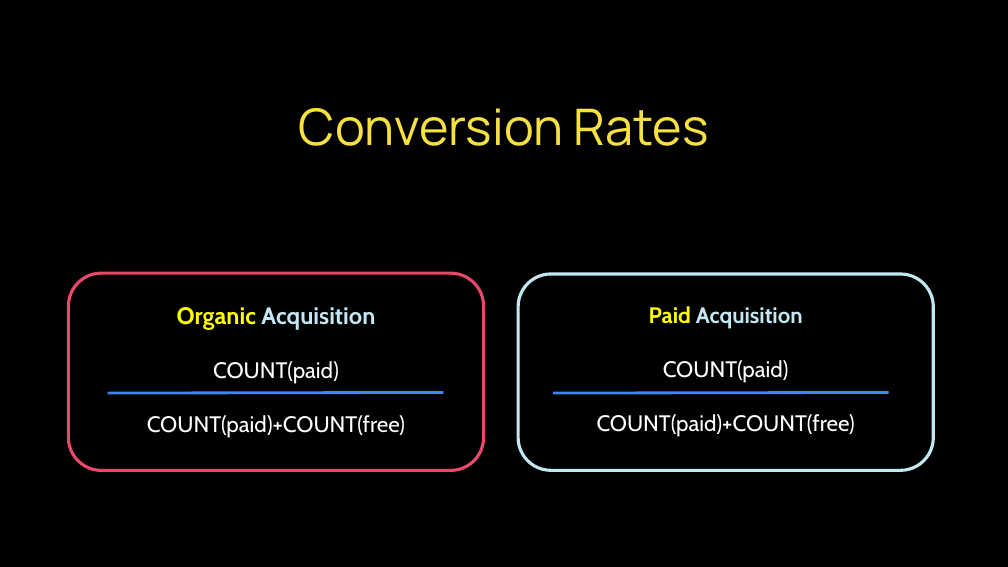
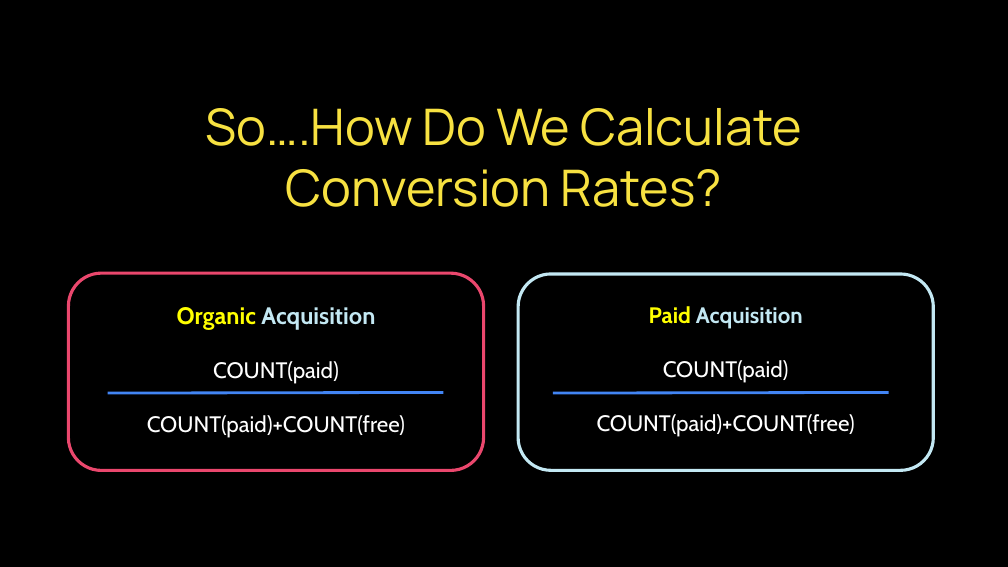
Before and after one commit to ROARMarketingConcepts/Podium-Education, a slide deck: slide 7 of Ken_ DC LiveLab Instructor Interview.pptx (slide 6 before the commit). Drawn at 1008x567 pixels with LibreOffice and Linux fonts; fonts in the diff are those of the drawing; background and template pictures are left out. Boxes give left, top, right and bottom in pixels: in the first picture for what was removed or moved away, otherwise in the second. Text is boxed around its words. In the diff, an @@ line names an element or a change of style, - is before the commit and + after.

```diff
--- a/Ken_ DC LiveLab Instructor Interview.pptx
+++ b/Ken_ DC LiveLab Instructor Interview.pptx
@@ text at [205, 108, 802, 207]: text changed @@
-Conversion Rates
+So….How Do We Calculate
+Conversion Rates?
```
Also in this commit, not shown: 1 other slide changed, 1 slide added.
